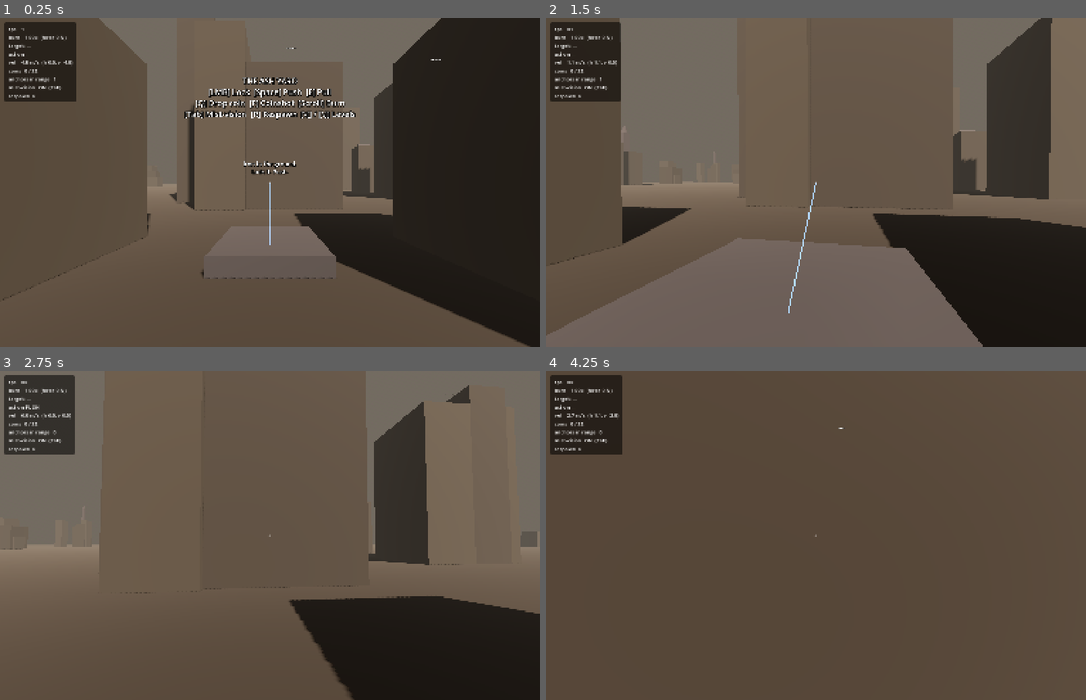
Above: before the commit, frames 1-4 (two rows, left to right).
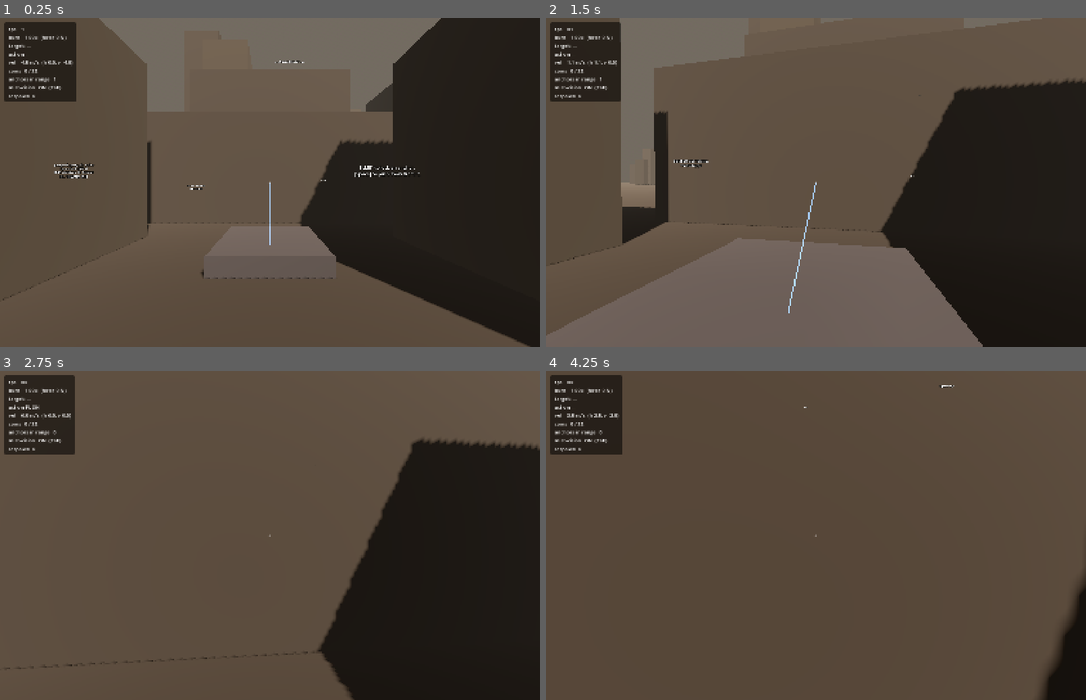
Above: after the commit, the same moments.

Repository: Fenyn/Gamestorming
Game: Godot game, scene res://world/main.tscn
Same seed, same stepped clock (60 frames per second), same inputs: the game is played once before the commit and once after it.
Inputs (mouse positions are in pixels of both pictures, inside the frame that each line leads up to):
- Up to frame 1 (0.25 s): no input
- Up to frame 2 (1.5 s): move the mouse to (843, 182) at 0.52 s; hold E (pull) 0.53-1.28 s; hold W (move_forward) from 0.53 s (still down); tap Space (push) at 0.8, 1.35 s; move the mouse to (789, 182) at 1.27 s
- Up to frame 3 (2.75 s): keep holding W (move_forward); tap E (pull) at 1.55 s; move the mouse to (280, 528) at 2.02 s; hold Space (push) from 2.03 s (still down); right-click (280, 528) at 2.1 s
- Up to frame 4 (4.25 s): keep holding W (move_forward); move the mouse to (810, 542) at 2.77 s; release Space (push) at 2.78 s; tap Mouse wheel down (burn_down) at 2.85 s; tap E (pull) at 3.05 s; move the mouse to (853, 538) at 3.52 s; hold Mouse wheel up (burn_up) from 3.53 s (still down); tap Space (push) at 3.8 s

The runs differ from the first frame. In frame 1, 6.6% of the frame differs, in the area x 10-82%, y 9-63%; in frame 2, 18%; in frame 3, 28%, in the area x 0-100%, y 0-91%; in frame 4, 1.8%.

Commit message:
Coinshot - update signs for level 1

Diff:
--- a/coinshot/levels/level_1_rooftops.gd
+++ b/coinshot/levels/level_1_rooftops.gd
@@ -8,71 +8,113 @@
 	var C := Color(0.36, 0.34, 0.31)
 	var D := Color(0.32, 0.30, 0.28)
 
-	_place_sign(Vector3(0, 3.5, -3), "THE ASH YARD\n\n" +
-		"[LMB] Lock  [Space] Push  [E] Pull\n" +
-		"[Q] Drop coin  [F] Coinshot  [Scroll] Burn\n" +
-		"[Tab] Mist-vision  [R] Respawn  [\\[] / [\\]] Levels")
+	# ── Title ──
+	_place_sign(Vector3(0, 4, -2), "THE ASH YARD", 28)
+
+	# Controls reference — small, off to the side
+	_place_sign(Vector3(-5, 2.5, -5), "[LMB] Lock  [RMB] Add anchor\n" +
+		"[Space] Push  [E] Pull\n" +
+		"[Tab] Mist-vision  [R] Respawn\n" +
+		"[\\[] / [\\]] Switch levels", 14)
 
 	# ═══════════════════════════════════════
-	# SECTION A: FIRST PUSH
-	# ═══════════════���═══════════════════════
+	# SECTION A: LOCK AND PUSH
+	# ═══════════════════════════════════════
 
+	# Courtyard framing
 	_place_box(Vector3(-8, 3.5, -4), Vector3(6, 7, 8), C)
 	_place_box(Vector3(8, 3.5, -4), Vector3(6, 7, 8), C)
+	_place_box(Vector3(0, 3, -12), Vector3(14, 6, 3), D)
 
+	# Floor girder — the first anchor
 	_place_girder(Vector3(0, 0.25, -6), Vector3(3, 0.5, 3), 500.0)
-	_place_sign(Vector3(0, 2.5, -4), "Iron in the ground.\nLock it. Push.")
+	_place_sign(Vector3(3, 2.5, -5), "[LMB] to lock an anchor.\n[Space] to push away from it.")
+	_place_sign(Vector3(-3, 2, -8), "Blue lines lead to metal.\n[Tab] to toggle.", 14)
 
-	_place_box(Vector3(0, 6, -20), Vector3(12, 12, 8), D)
-	_place_box(Vector3(-4, 7.5, -18), Vector3(4, 15, 5), C)
-	_place_girder(Vector3(0, 12.5, -20), Vector3(5, 0.4, 0.4), 400.0)
+	# Target rooftop — push up and forward to reach it
+	_place_box(Vector3(0, 6, -22), Vector3(14, 12, 10), D)
+	_place_box(Vector3(-4, 7.5, -20), Vector3(4, 15, 5), C)
+	_place_girder(Vector3(0, 12.5, -22), Vector3(5, 0.4, 0.4), 400.0)
 
 	# ═══════════════════════════════════════
-	# SECTION B: WALL PUSH
-	# ���══════════════════════════════════════
+	# SECTION B: DIRECTIONAL PUSH
+	# ═══════════════════════════════════════
 
-	_place_sign(Vector3(2, 14.5, -18), "Walls work too.")
+	_place_sign(Vector3(2, 14.5, -20), "Push sends you away from the anchor.\n Use these anchors to launch yourself across the gap.")
 
-	_place_box(Vector3(-8, 10, -25), Vector3(4, 20, 8), D)
-	_place_girder(Vector3(-6, 14, -25), Vector3(0.35, 0.35, 5), 500.0)
+	# Left wall with embedded girder — push sends player right
+	_place_box(Vector3(-8, 10, -27), Vector3(4, 20, 8), D)
+	_place_girder(Vector3(-6, 14, -27), Vector3(0.35, 0.35, 5), 500.0)
 
-	_place_box(Vector3(22, 8, -28), Vector3(10, 16, 8), C)
-	_place_box(Vector3(24, 9, -26), Vector3(4, 18, 4), D)
-	_place_girder(Vector3(22, 16.5, -28), Vector3(4, 0.4, 0.4), 400.0)
+	# Landing platform 22m to the right
+	_place_box(Vector3(22, 8, -30), Vector3(10, 16, 10), C)
+	_place_box(Vector3(24, 9, -28), Vector3(4, 18, 4), D)
+	_place_girder(Vector3(22, 16.5, -30), Vector3(5, 0.4, 0.4), 400.0)
 
-	# ═══════════���════════════════════════���══
-	# SECTION C: THE PULL
-	# ══��════════════════════════════════════
+	# ═══════════════════════════════════════
+	# SECTION C: PULL
+	# ═══════════════════════════════════════
 
-	_place_sign(Vector3(22, 18.5, -26), "Lock the iron ahead. Pull.")
+	_place_sign(Vector3(22, 18.5, -28), "[E] pulls you toward an anchor.\nLock the iron ahead and Pull.")
 
-	_place_box(Vector3(20, 12, -62), Vector3(12, 24, 10), D)
-	_place_box(Vector3(16, 11, -59), Vector3(4, 22, 5), C)
-	_place_box(Vector3(24, 11, -65), Vector3(5, 22, 5), C)
-	_place_girder(Vector3(20, 22, -57), Vector3(5, 0.5, 0.5), 500.0)
-	_place_girder(Vector3(20, 24.5, -62), Vector3(4, 0.4, 0.4), 400.0)
+	# 30m gap — must pull to cross
+	_place_box(Vector3(20, 12, -64), Vector3(14, 24, 12), D)
+	_place_box(Vector3(16, 11, -61), Vector3(4, 22, 5), C)
+	_place_box(Vector3(24, 11, -67), Vector3(5, 22, 5), C)
+	# Pull target on near face
+	_place_girder(Vector3(20, 22, -58), Vector3(5, 0.5, 0.5), 500.0)
+	_place_girder(Vector3(20, 24.5, -64), Vector3(4, 0.4, 0.4), 400.0)
 
-	_place_box(Vector3(21, 5, -44), Vector3(4, 10, 4), D)
-	_place_girder(Vector3(21, 10.5, -44), Vector3(2.5, 0.35, 0.35), 250.0)
+	# Recovery midway
+	_place_box(Vector3(21, 5, -46), Vector3(4, 10, 4), D)
+	_place_girder(Vector3(21, 10.5, -46), Vector3(2.5, 0.35, 0.35), 250.0)
 
-	# ════════���═════════════════════════��════
-	# SECTION D: PUSH + PULL COMBO
-	# ══��══════════��═════════════════════════
+	# ═══════════════════════════════════════
+	# SECTION D: MULTI-TARGET (RMB)
+	# ═══════════════════════════════════════
 
-	_place_sign(Vector3(20, 26.5, -60), "Push to launch. Pull mid-flight.\nReach the top.")
+	# Hint on the section C rooftop to drop down
+	_place_sign(Vector3(20, 26.5, -66), "Drop down.")
 
-	_place_box(Vector3(14, 18, -95), Vector3(12, 36, 12), D)
-	_place_box(Vector3(14, 37, -95), Vector3(8, 2, 8), C)
-	_place_girder(Vector3(14, 32, -89), Vector3(5, 0.5, 0.5), 500.0)
-	_place_girder(Vector3(14, 38.5, -95), Vector3(4, 0.4, 0.4), 400.0)
+	# Open courtyard below with three floor girders
+	_place_box(Vector3(12, 6, -80), Vector3(4, 12, 10), C)
+	_place_box(Vector3(28, 6, -80), Vector3(4, 12, 10), C)
 
-	_place_box(Vector3(18, 8, -78), Vector3(4, 16, 4), D)
-	_place_girder(Vector3(18, 16.5, -78), Vector3(2.5, 0.35, 0.35), 250.0)
+	_place_sign(Vector3(20, 3, -74), "Too high for one anchor.\n[LMB] the first. [RMB] to add more.\nThen push.")
+
+	_place_girder(Vector3(20, 0.25, -77), Vector3(2.5, 0.5, 2.5), 500.0)
+	_place_girder(Vector3(17, 0.25, -81), Vector3(2.5, 0.5, 2.5), 500.0)
+	_place_girder(Vector3(23, 0.25, -81), Vector3(2.5, 0.5, 2.5), 500.0)
+
+	# Tall tower behind the girders — multi-target launch reaches the top
+	_place_box(Vector3(20, 24, -92), Vector3(10, 48, 10), D)
+	_place_box(Vector3(20, 49, -92), Vector3(10, 2, 10), C)
+	_place_girder(Vector3(20, 50.5, -92), Vector3(5, 0.4, 0.4), 400.0)
+
+	# ═══════════════════════════════════════
+	# SECTION E: PUSH + PULL COMBO
+	# ═══════════════════════════════════════
+
+	_place_sign(Vector3(20, 52.5, -90), "Push to launch. Pull mid-flight.\nChain them together.")
+
+	# Goal tower 30m ahead — push off current rooftop, pull its face girder
+	_place_box(Vector3(14, 26, -125), Vector3(14, 52, 14), D)
+	_place_box(Vector3(14, 53, -125), Vector3(10, 2, 10), C)
+	# Pull target on near face
+	_place_girder(Vector3(14, 48, -118), Vector3(6, 0.5, 0.5), 500.0)
+	_place_girder(Vector3(14, 54.5, -125), Vector3(5, 0.4, 0.4), 400.0)
+
+	# Recovery
+	_place_box(Vector3(18, 10, -108), Vector3(4, 20, 4), D)
+	_place_girder(Vector3(18, 20.5, -108), Vector3(2.5, 0.35, 0.35), 250.0)
+
+	# Coin hint near the goal
+	_place_sign(Vector3(14, 56.5, -123), "[Q] drops a coin. [F] fires one in front of you.\nThey are metal and can serve as placeable anchors.", 14)
 
 	# ── Goal ──
-	_place_goal(Vector3(14, 42, -95), Vector3(8, 0.5, 8))
-	_place_sign(Vector3(14, 45, -95), "The arches are next.", 20)
+	_place_goal(Vector3(14, 58, -125), Vector3(8, 0.5, 8))
+	_place_sign(Vector3(14, 61, -125), "The arches are next.", 20)
 
 	# ── Boundary + backdrop ──
-	_build_boundary(Vector3(10, 0, -48), 80.0)
-	_build_city_backdrop(Vector3(10, 0, -48), 80.0, 150.0, 55, 15.0, 0.1)
+	_build_boundary(Vector3(14, 0, -62), 85.0)
+	_build_city_backdrop(Vector3(14, 0, -62), 85.0, 155.0, 55, 15.0, 0.1)
Not shown, changed: coinshot/README.md
